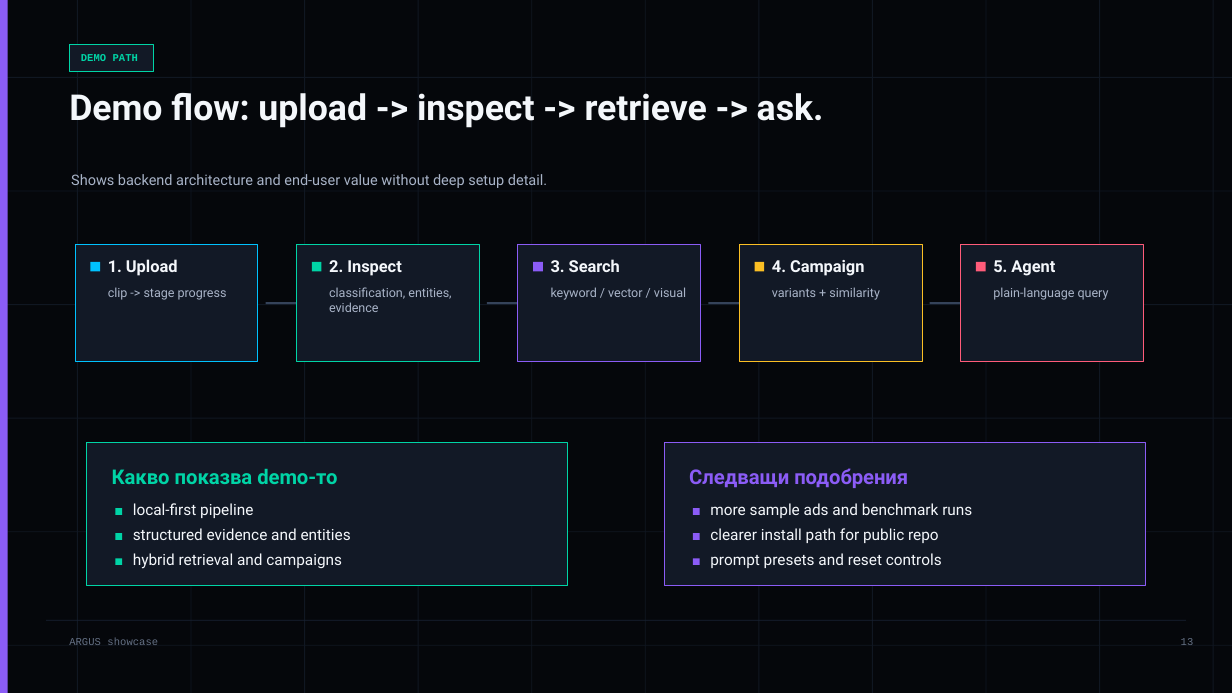
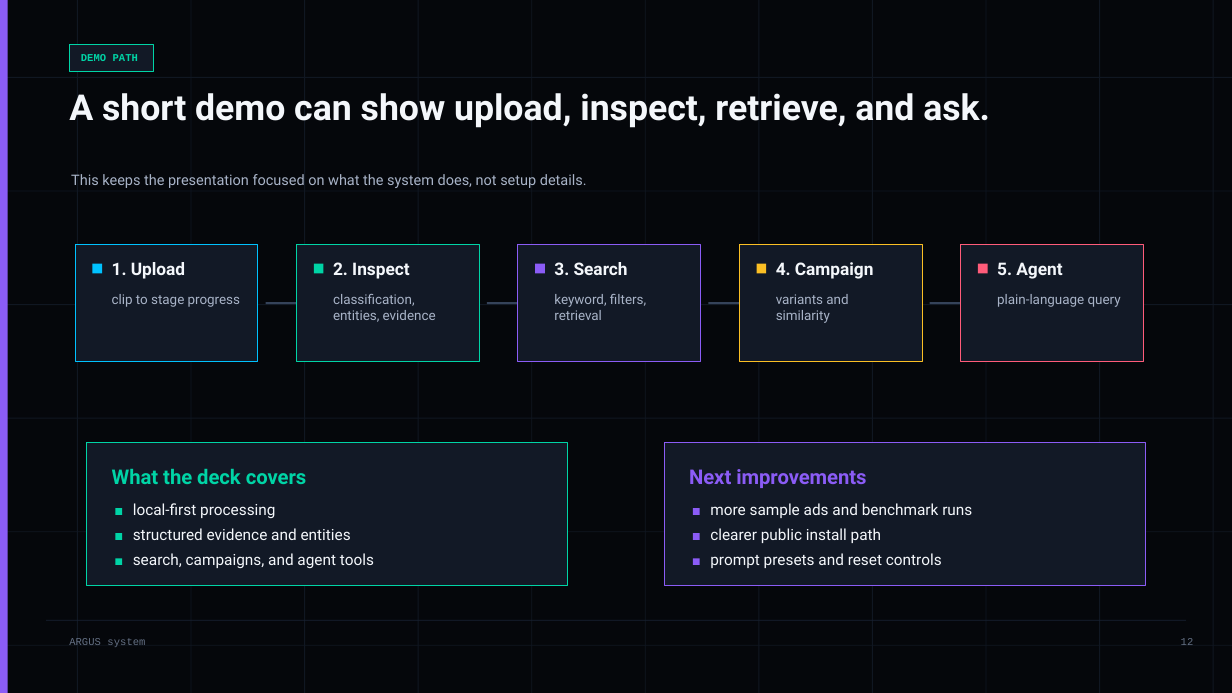
Before and after one commit to LordLoras/ARGUS_vlm, a slide deck: slide 12 of output/argus-showcase-bg.pptx (slide 13 before the commit). Drawn at 1232x693 pixels with LibreOffice and Linux fonts; fonts in the diff are those of the drawing. Boxes give left, top, right and bottom in pixels: in the first picture for what was removed or moved away, otherwise in the second. Text is boxed around its words. In the diff, an @@ line names an element or a change of style, - is before the commit and + after.

Commit message:
Revise ARGUS presentation in English

```diff
--- a/output/argus-showcase-bg.pptx
+++ b/output/argus-showcase-bg.pptx
@@ text at [69, 93, 990, 128]: text changed @@
-Demo flow: upload -> inspect -> retrieve -> ask.
+A short demo can show upload, inspect, retrieve, and ask.
@@ text at [71, 174, 587, 188]: text changed @@
-Shows backend architecture and end-user value without deep setup detail.
+This keeps the presentation focused on what the system does, not setup details.
@@ size 12.8 to 13.5 pt in 5 elements at [112, 262, 185, 279], [333, 262, 409, 279], [554, 262, 628, 275], [997, 262, 1062, 279], [776, 262, 873, 279] @@
@@ text at [112, 294, 240, 307]: text changed; size 9.8 to 10.5 pt @@
-clip -> stage progress
+clip to stage progress
@@ text "classification, entities, evidence" at [333, 294, 436, 322]: size 9.8 to 10.5 pt @@
@@ text at [554, 294, 646, 320]: text changed; size 9.8 to 10.5 pt @@
-keyword / vector / visual
+keyword, filters, retrieval
@@ text at [776, 294, 848, 323]: text changed; size 9.8 to 10.5 pt @@
-variants + similarity
+variants and similarity
@@ text "plain-language query" at [997, 294, 1121, 307]: size 9.8 to 10.5 pt @@
@@ text at [112, 468, 307, 484]: text changed @@
-Какво показва demo-то
+What the deck covers
@@ text at [689, 469, 866, 488]: text changed @@
-Следващи подобрения
+Next improvements
@@ text at [133, 503, 275, 518]: text changed @@
-local-first pipeline
+local-first processing
@@ text at [710, 528, 881, 543]: text changed @@
-clearer install path for public repo
+clearer public install path
@@ text at [133, 553, 374, 568]: text changed @@
-hybrid retrieval and campaigns
+search, campaigns, and agent tools
@@ text at [69, 638, 145, 647]: text changed @@
-ARGUS showcase
+ARGUS system
```
Also in this commit, not shown: 10 other slides changed, 1 slide added, 2 slides removed, 2 other files.
